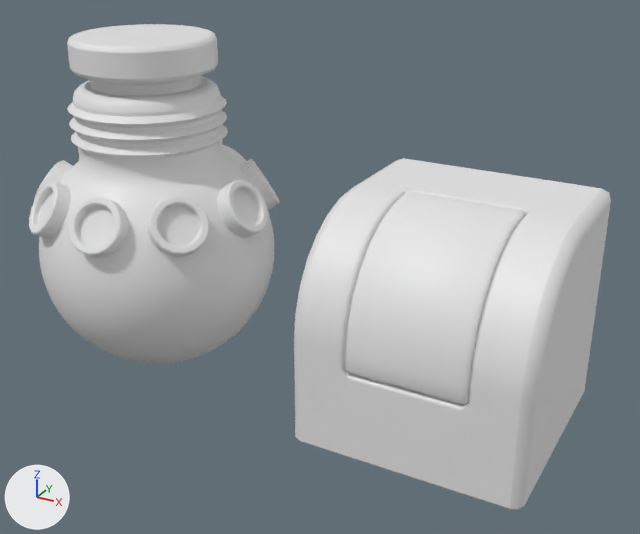
Before and after pictures for a commit that changed the Blender file .blend/export_text.blend.
Camera for both pictures: a 50 mm camera at (8.08, -9.67, 5.11) aimed at (2.73, 0.06, 0.25). Arrows for +X, +Y and +Z are at lower left; the lights stay in place.
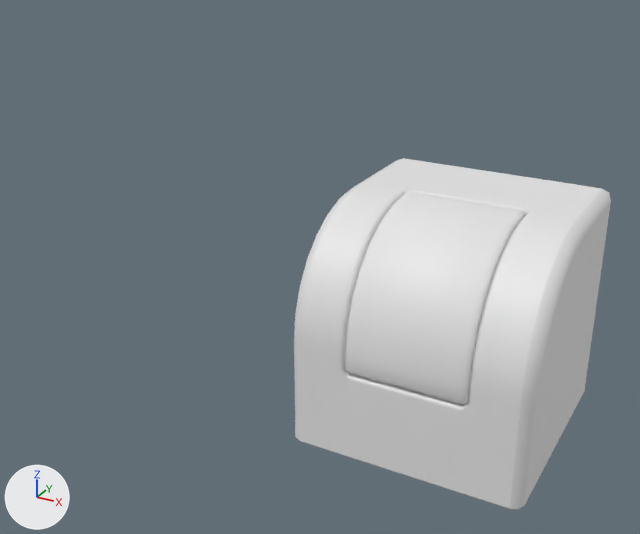
Location of each change, [x1, y1, x2, y2] in pixels of the pictures (640 x 534 px):
'Cube', hidden
    before: [39, 76, 275, 364]
'Cube.001', hidden
    before: [67, 24, 218, 96]
'Cube.002', hidden
    before: [67, 95, 228, 159]
'Cylinder.001', hidden
    before: [148, 196, 209, 257]
'Cylinder.002', hidden
    before: [68, 196, 129, 258]
'Cylinder', hidden
    before: [217, 179, 268, 238]
'Cylinder.003', hidden
    before: [29, 181, 71, 239]
'Cylinder.008', hidden
    before: [239, 159, 280, 210]
'Cylinder.004', hidden
    before: [34, 160, 73, 200]
'Cylinder.007', hidden
    before: [222, 145, 246, 166]

Diff of the bpy script that builds the scene:
```diff
--- a/.blend/export_text.blend.py
+++ b/.blend/export_text.blend.py
@@ ob_cube @@
 _m = ob_cube.modifiers.new('Weighted Normal', 'WEIGHTED_NORMAL')
 _m.keep_sharp = True
+ob_cube.hide_set(True)
@@ ob_cube_001 @@
 _m = ob_cube_001.modifiers.new('Weighted Normal', 'WEIGHTED_NORMAL')
 _m.keep_sharp = True
+ob_cube_001.hide_set(True)
@@ ob_cylinder @@
 _m = ob_cylinder.modifiers.new('Weighted Normal', 'WEIGHTED_NORMAL')
 _m.keep_sharp = True
+ob_cylinder.hide_set(True)
@@ ob_cylinder_001 @@
 _m = ob_cylinder_001.modifiers.new('Weighted Normal', 'WEIGHTED_NORMAL')
 _m.keep_sharp = True
+ob_cylinder_001.hide_set(True)
@@ ob_cylinder_002 @@
 _m = ob_cylinder_002.modifiers.new('Weighted Normal', 'WEIGHTED_NORMAL')
 _m.keep_sharp = True
+ob_cylinder_002.hide_set(True)
@@ ob_cylinder_003 @@
 _m = ob_cylinder_003.modifiers.new('Weighted Normal', 'WEIGHTED_NORMAL')
 _m.keep_sharp = True
+ob_cylinder_003.hide_set(True)
@@ ob_cylinder_004 @@
 _m = ob_cylinder_004.modifiers.new('Weighted Normal', 'WEIGHTED_NORMAL')
 _m.keep_sharp = True
+ob_cylinder_004.hide_set(True)
@@ ob_cylinder_007 @@
 _m = ob_cylinder_007.modifiers.new('Weighted Normal', 'WEIGHTED_NORMAL')
 _m.keep_sharp = True
+ob_cylinder_007.hide_set(True)
@@ ob_cylinder_008 @@
 _m = ob_cylinder_008.modifiers.new('Weighted Normal', 'WEIGHTED_NORMAL')
 _m.keep_sharp = True
+ob_cylinder_008.hide_set(True)
@@ ob_cube_002 @@
 _m = ob_cube_002.modifiers.new('Array', 'ARRAY')
 _m.relative_offset_displace = (0.0, 0.0, 1.4)
+ob_cube_002.hide_set(True)
```
